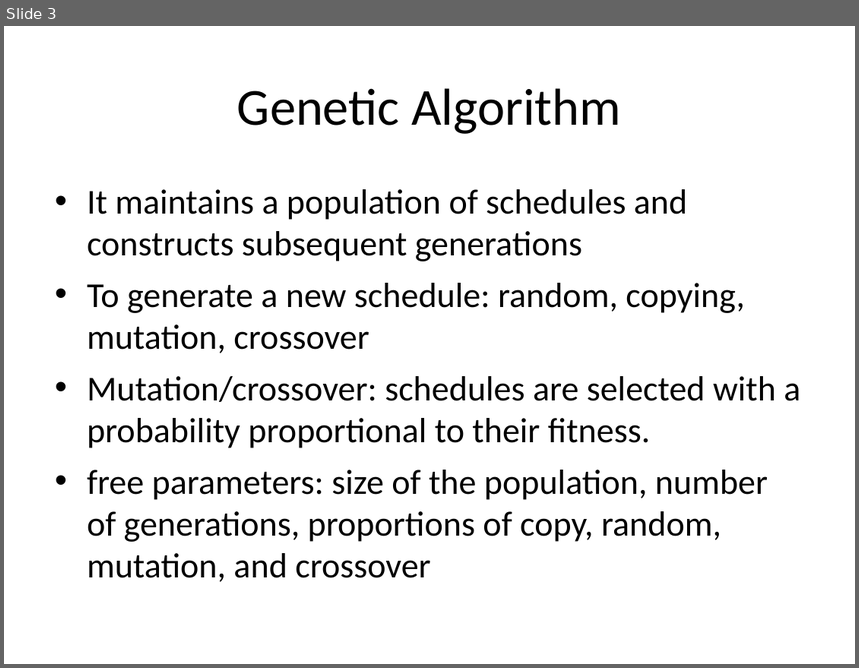
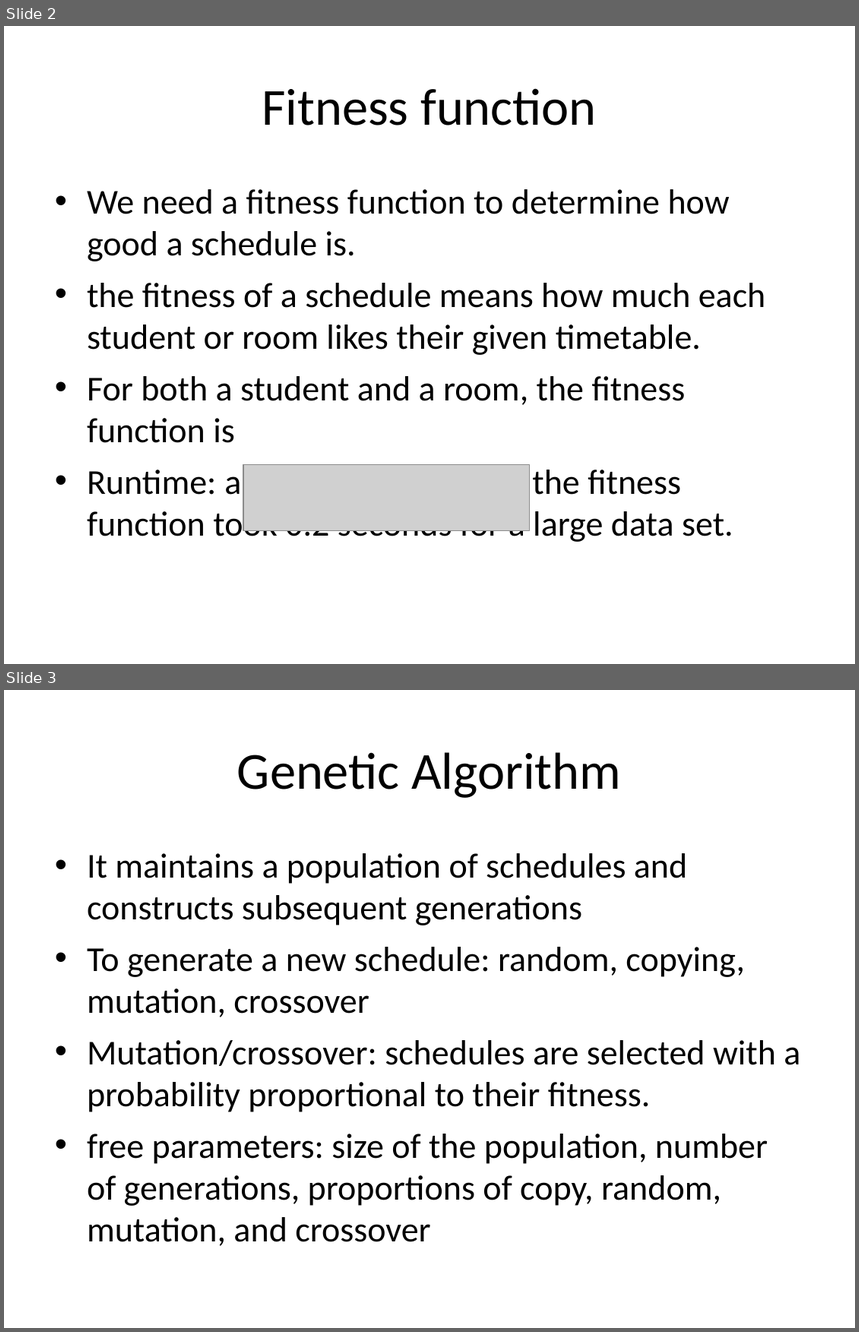
Before and after one commit to putrakoreng/csc384-genetic-algorithms-project, a slide deck: GA_TestBench/Data Files/presentation.ppt. Shown one above the other, each under a label of ours: slide 3 before the commit, slides 2 and 3 after it. The pictures are 859x668 and 859x1332 pixels, drawn with LibreOffice and Linux fonts; fonts in the diff are those of the drawing; grey boxes stand for pictures. Boxes give left, top, right and bottom in pixels: in the first picture for what was removed or moved away, otherwise in the second. Text is boxed around its words. In the diff, an @@ line names an element or a change of style, - is before the commit and + after.

```diff
--- a/GA_TestBench/Data Files/presentation.ppt
+++ b/GA_TestBench/Data Files/presentation.ppt
@@ slide 2 added at <box>4,26,855,664</box>, background #FFFFFF @@
@@ title added at <box>262,88,597,126</box>, 44 pt, text #000000 @@
+Fitness function
@@ text added at <box>87,189,766,545</box>, 29.6 pt, text #000000 @@
+• We need a fitness function to determine how good a schedule is.
+• the fitness of a schedule means how much each student or room likes their given timetable.
+• For both a student and a room, the fitness function is
+• Runtime: a single evaluation of the fitness function took 0.2 seconds for a large data set.
@@ picture added at <box>243,465,529,531</box> @@
```
Also in this commit, not shown: 2 slides changed, 2 other slides added, 1 slide removed.
